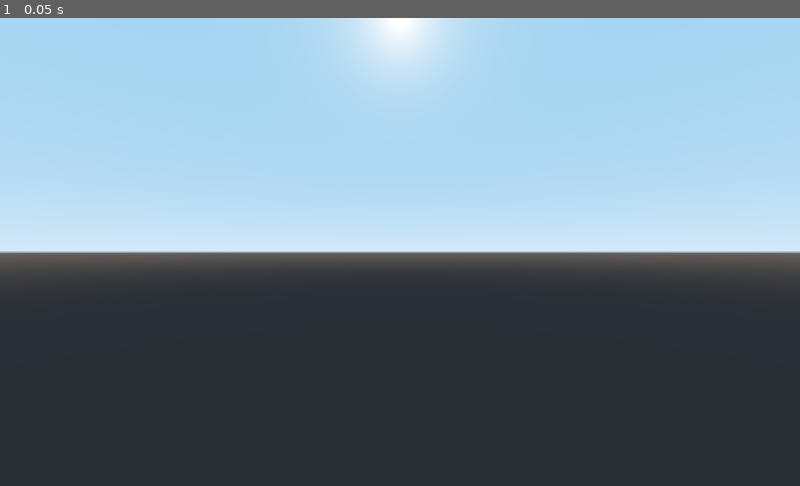
Above: before the commit, frame 1.
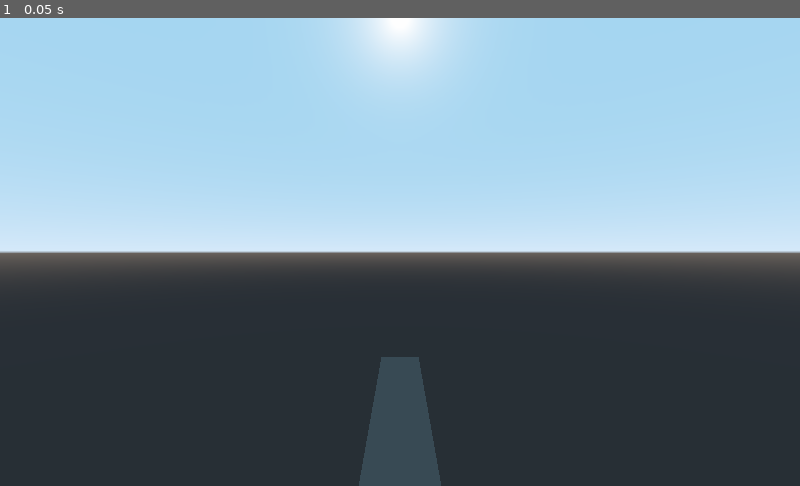
Above: after the commit, the same moment.

Repository: Jumpshawt/Godot--Multiplayer-Shooter
Game: Godot game, scene res://Player.tscn
Same seed, same stepped clock (60 frames per second), same inputs: the game is played once before the commit and once after it. This scene is started directly instead of the project's main scene.
Inputs:
- Up to frame 1 (0.05 s): no input

The runs differ from the first frame. In frame 1, 2.1% of the frame differs, in the area x 44-56%, y 72-100%.

Commit message:
fps controls

Diff:
--- a/Player.gd
+++ b/Player.gd
@@ -1,7 +1,21 @@
 extends KinematicBody
+
+const GRAVITY = -24.8
+var vel = Vector3()
+const MAX_SPEED = 20
+const JUMP_SPEED = 18
+const ACCEL = 4.5
 
 var speed = 5
 var direction = Vector3()
+
+const DEACCEL= 16
+const MAX_SLOPE_ANGLE = 40
+
+var camera
+var rotation_helper
+
+var MOUSE_SENSITIVITY = 0.05
 
 
 # Declare member variables here. Examples:
@@ -12,13 +26,21 @@
 #set position is called by the client
 remote func _set_position(pos):
 	global_transform.origin = pos
+remote func _set_rotation(rot_x, rot_y):
 
-#test line plz remove later
-remote func _printshit(lol):
-	print("lolepic")
+	$Rotation_Helper.rotation_degrees = rot_x
+	self.rotation_degrees = rot_y
+
+##test line plz remove later
+#remote func _printshit(lol):
+#	print("lolepic")
 
 # Called when the node enters the scene tree for the first time.
 func _ready():
+	camera = $Rotation_Helper/Camera
+	rotation_helper = $Rotation_Helper
+	Input.set_mouse_mode(Input.MOUSE_MODE_CAPTURED)
+
 	print('test')
 	if !is_network_master():
 		print('rotate helper master true')
@@ -29,20 +51,48 @@
 	pass # Replace with function body.
 
 func _physics_process(delta):
+	process_input(delta)
+	process_movement(delta)
+
+
+func process_input(delta):
 	direction = Vector3()
-
+	#process the keybinds
 	if Input.is_action_pressed("ui_left"):
 		direction -= transform.basis.x
 	elif Input.is_action_pressed("ui_right"):
 		direction += transform.basis.x
-	if Input.is_action_just_pressed("ui_up"):
-		rpc("_printshit", global_transform.origin)
+	if Input.is_action_pressed("ui_up"):
+		direction -= transform.basis.z
+	elif Input.is_action_pressed("ui_down"):
+		direction += transform.basis.z
 	direction = direction.normalized()
 
+func process_movement(delta):
 	if direction != Vector3():
+
 		if is_network_master():
 			move_and_slide(direction * speed, Vector3.UP)
+
 		rpc_unreliable("_set_position", global_transform.origin)
+
+
+#processes mouse rotation shit
+func _input(event):
+	if is_network_master():
+		if event is InputEventMouseMotion and Input.get_mouse_mode() == Input.MOUSE_MODE_CAPTURED:
+			rotation_helper.rotate_x(deg2rad(event.relative.y * MOUSE_SENSITIVITY * -1))
+			self.rotate_y(deg2rad(event.relative.x * MOUSE_SENSITIVITY * -1))
+
+			var camera_rot = rotation_helper.rotation_degrees
+			camera_rot.x = clamp(camera_rot.x, -70, 70)
+			if is_network_master():
+				rotation_helper.rotation_degrees = camera_rot
+			rpc_unreliable("_set_rotation", rotation_helper.rotation_degrees, self.rotation_degrees)
+
+
+
+
 
 # Called every frame. 'delta' is the elapsed time since the previous frame.
 #func _process(delta):
--- a/Player.tscn
+++ b/Player.tscn
@@ -8,6 +8,8 @@
 
 [sub_resource type="BoxShape" id=3]
 extents = Vector3( 0.65559, 0.573848, 0.177411 )
+
+[sub_resource type="CubeMesh" id=4]
 
 [sub_resource type="CapsuleMesh" id=2]
 radius = 0.6
@@ -25,11 +27,16 @@
 shape = SubResource( 3 )
 
 [node name="Rotation_Helper" type="Spatial" parent="."]
+transform = Transform( 1, 0, 0, 0, 1, 0, 0, 0, 1, 0, 1.21219, 0 )
 
 [node name="Model" type="Spatial" parent="Rotation_Helper"]
 
 [node name="Camera" type="Camera" parent="Rotation_Helper"]
-transform = Transform( 1, 0, 0, 0, 1, 0, 0, 0, 1, 0, 0.698817, 0 )
+
+[node name="MeshInstance" type="MeshInstance" parent="Rotation_Helper"]
+transform = Transform( -0.142142, 0, 0, 0, 0.186835, 0, 0, 0, 0.995925, 0, -0.990455, -1.55227 )
+mesh = SubResource( 4 )
+material/0 = null
 
 [node name="MeshInstance" type="MeshInstance" parent="."]
 transform = Transform( 1, 0, 0, 0, -4.37114e-08, 1, 0, -1, -4.37114e-08, 0, 0, 0 )
Not shown: 1 places in Player.tscn that only renumber resources
